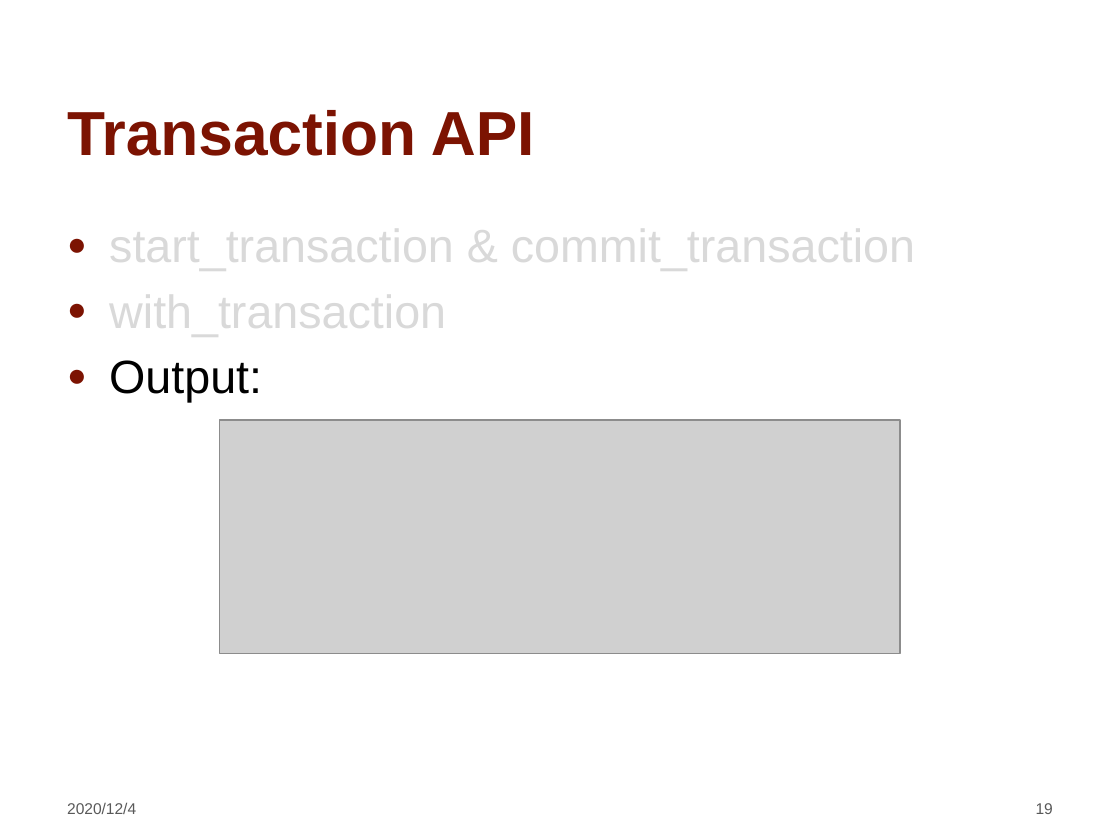
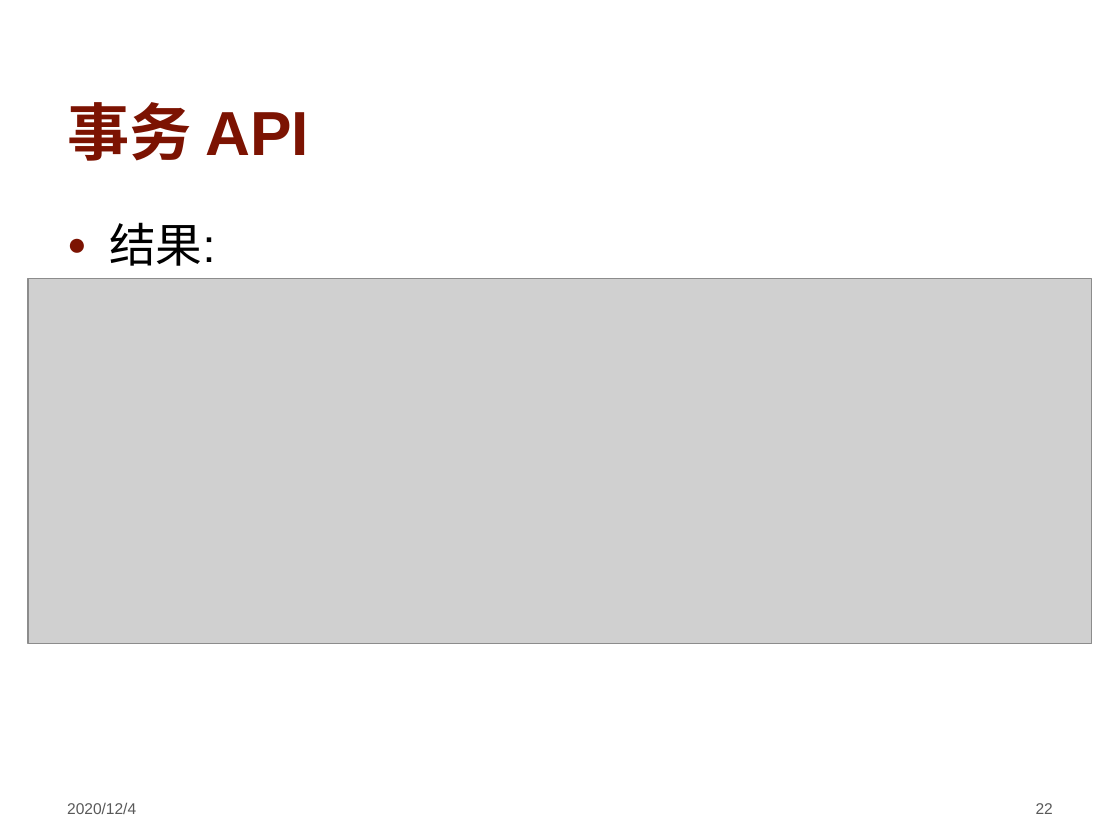
Before and after one commit to hengxin/awesome-dbs, a slide deck: slide 22 of ppt/Introduction-of-Transactions-in-MongoDB.pptx (slide 19 before the commit). Drawn at 1120x840 pixels with LibreOffice and Linux fonts; fonts in the diff are those of the drawing; grey boxes stand for pictures; background and template pictures are left out. Boxes give left, top, right and bottom in pixels: in the first picture for what was removed or moved away, otherwise in the second. Text is boxed around its words. In the diff, an @@ line names an element or a change of style, - is before the commit and + after.

```diff
--- a/ppt/Introduction-of-Transactions-in-MongoDB.pptx
+++ b/ppt/Introduction-of-Transactions-in-MongoDB.pptx
@@ title at <box>67,102,310,161</box>: text changed @@
-Transaction API
+事务 API
@@ text at <box>109,222,215,266</box>: text changed; text colour #D9D9D9 to #000000 @@
-● start_transaction & commit_transaction
-● with_transaction
-● Output:
+● 结果:
@@ picture: place and size @@
-picture at <box>220,420,899,653</box>
+picture at <box>28,279,1092,644</box>
@@ page number at <box>1036,803,1053,814</box>: text changed @@
-19
+22
```
Also in this commit, not shown: 11 other slides changed, 15 slides added, 13 slides removed.
